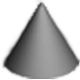
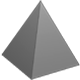
The second 80 x 80 image is a revision of the first. Changes to its layers:
removed layer "Layer 5" over [0, 0, 80, 80]
added layer "Layer 13" above "Layer 3" over [1, 0, 80, 80]
